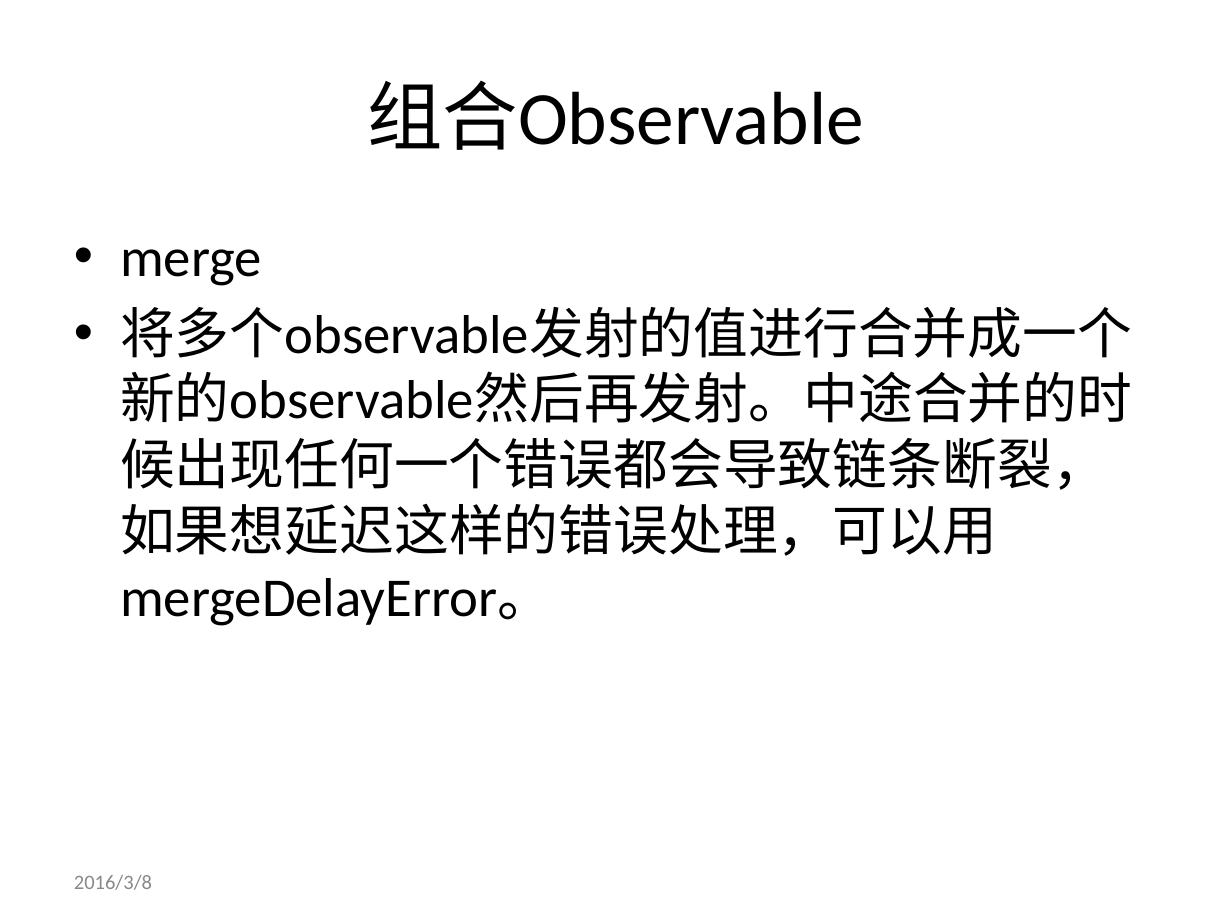
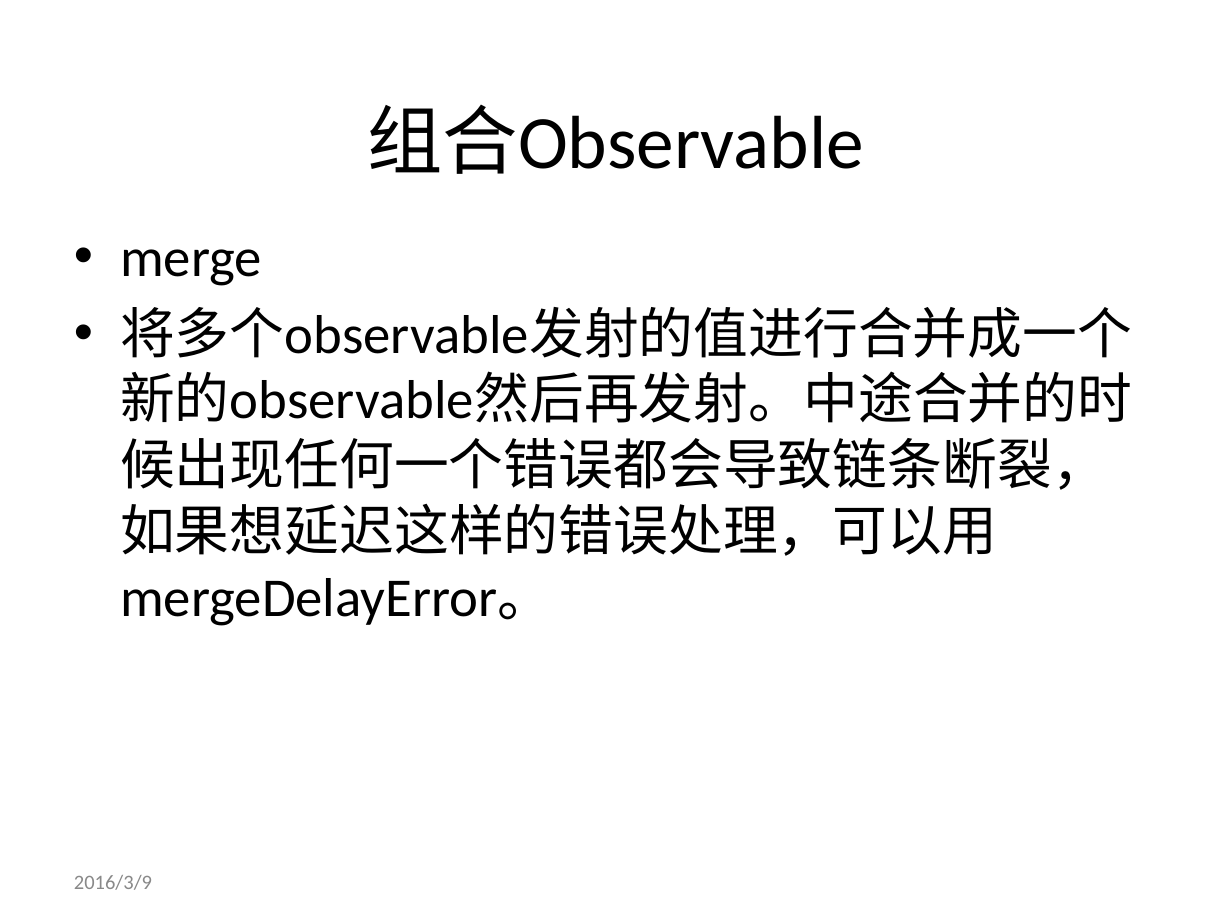
Before and after one commit to genglei-cuan/Study, a slide deck: slide 32 of notes/rxjava/RxJava简介.pptx (slide 30 before the commit). Drawn at 1232x924 pixels with LibreOffice and Linux fonts; fonts in the diff are those of the drawing; background and template pictures are left out. Boxes give left, top, right and bottom in pixels: in the first picture for what was removed or moved away, otherwise in the second. Text is boxed around its words. In the diff, an @@ line names an element or a change of style, - is before the commit and + after.

```diff
--- a/notes/rxjava/RxJava简介.pptx
+++ b/notes/rxjava/RxJava简介.pptx
@@ title "组合Observable": place and size @@
-title "组合Observable" at [367,80,864,150]
+title "组合Observable" at [367,104,864,174]
@@ text at [74,875,152,890]: text changed @@
-2016/3/8
+2016/3/9
```
Also in this commit, not shown: 28 other slides changed, 2 slides added, 3 slides removed.
